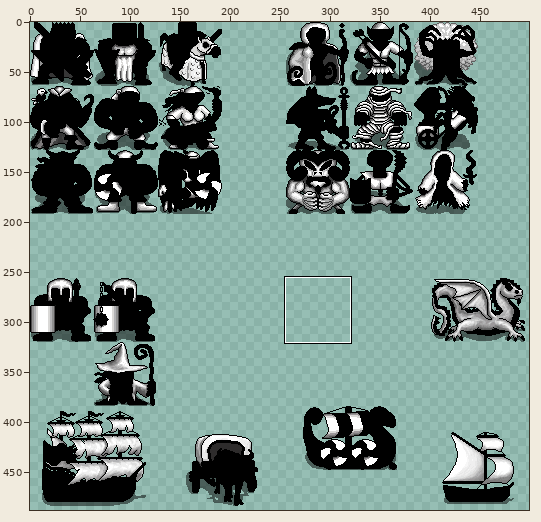
Two versions of one sprite sheet, Data/UnitColour.png. Above: a wide view before the commit, with the close-up outlined.
Close-up. The starting point:
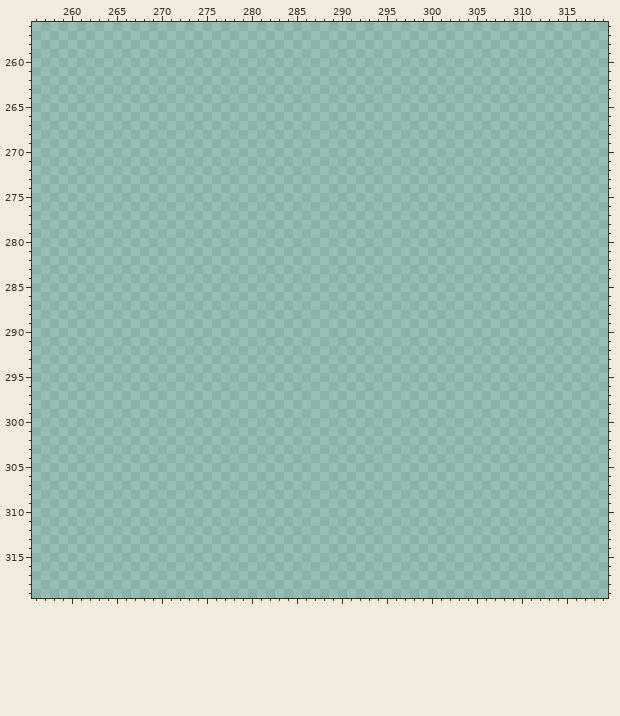
The file is 512x512 pixels. Pixels under 10% opacity are left out. Colours within 5 levels of each other are drawn and written as one. Shown: x 256..319, y 256..319. The wide view leaves out empty margins. The commit also changed other parts of the picture, which this record leaves out.
Once edited:
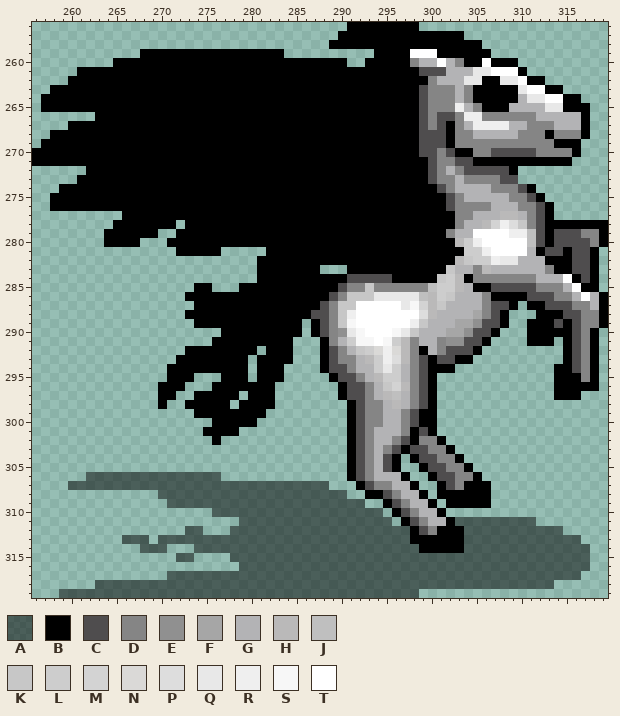
Palette (. is transparent): A #00000080  B #000000  C #4f4d4e  D #858585  E #909090  F #a6a6a6  G #b3b3b5  H #bab9b9  J #bfbfbf  K #c7c7c7  L #cdcdcd  M #d3d3d3  N #dad9d7  P #dddddd  Q #e8e8e8  R #efefef  S #f7f7f7  T #ffffff
Difference:
@@ x 256..319 @@
-256 ................................................................
-257 ................................................................
-258 ................................................................
-259 ................................................................
-260 ................................................................
-261 ................................................................
-262 ................................................................
-263 ................................................................
-264 ................................................................
-265 ................................................................
-266 ................................................................
-267 ................................................................
-268 ................................................................
-269 ................................................................
-270 ................................................................
-271 ................................................................
-272 ................................................................
-273 ................................................................
-274 ................................................................
-275 ................................................................
-276 ................................................................
-277 ................................................................
-278 ................................................................
-279 ................................................................
-280 ................................................................
-281 ................................................................
-282 ................................................................
-283 ................................................................
-284 ................................................................
-285 ................................................................
-286 ................................................................
-287 ................................................................
-288 ................................................................
-289 ................................................................
-290 ................................................................
-291 ................................................................
-292 ................................................................
-293 ................................................................
-294 ................................................................
-295 ................................................................
-296 ................................................................
-297 ................................................................
-298 ................................................................
-299 ................................................................
-300 ................................................................
-301 ................................................................
-302 ................................................................
-303 ................................................................
-304 ................................................................
-305 ................................................................
-306 ................................................................
-307 ................................................................
-308 ................................................................
-309 ................................................................
-310 ................................................................
-311 ................................................................
-312 ................................................................
-313 ................................................................
-314 ................................................................
-315 ................................................................
-316 ................................................................
-317 ................................................................
-318 ................................................................
-319 ................................................................
+256 ...................................BBBBBBBB.....................
+257 ..................................BBBBBBBBBBBBBB................
+258 .................................BBBBBBBBBBBBBBBBB..............
+259 ............BBBBBBBBBBBBBBBB..........BBBBTTTBBBBBB.............
+260 .........BBBBBBBBBBBBBBBBBBBBBBBBBB..BBBBBDGGTGDBBTBBB..........
+261 .....BBBBBBBBBBBBBBBBBBBBBBBBBBBBBBBBBBBBBBCCCGGGQQTTTB.........
+262 ....BBBBBBBBBBBBBBBBBBBBBBBBBBBBBBBBBBBBBBBBDGGGQQBBQQTBB.......
+263 ..BBBBBBBBBBBBBBBBBBBBBBBBBBBBBBBBBBBBBBBBBCDDDGDBBBBBQTTBB.....
+264 .BBBBBBBBBBBBBBBBBBBBBBBBBBBBBBBBBBBBBBBBBBCDDDGDBBBBBGQQTTBB...
+265 .BBBBBBBBBBBBBBBBBBBBBBBBBBBBBBBBBBBBBBBBBBCDDDRGDBBBGGGGQQBBB..
+266 .......BBBBBBBBBBBBBBBBBBBBBBBBBBBBBBBBBBBBCDCCDRRDDDDDDGGGGGB..
+267 ....BBBBBBBBBBBBBBBBBBBBBBBBBBBBBBBBBBBBBBBCDCBDGRRRRGGDDDGGGB..
+268 ..BBBBBBBBBBBBBBBBBBBBBBBBBBBBBBBBBBBBBBBBBCCCBDDGGGGGDDDBDDDB..
+269 .BBBBBBBBBBBBBBBBBBBBBBBBBBBBBBBBBBBBBBBBBBCCCBDDDDDDDDDDDBBB...
+270 BBBBBBBBBBBBBBBBBBBBBBBBBBBBBBBBBBBBBBBBBBBCCDCBBDDCCCCCDDDDB...
+271 BBBBBBBBBBBBBBBBBBBBBBBBBBBBBBBBBBBBBBBBBBBBCDDCCBBBBBBBBBBB....
+272 ......BBBBBBBBBBBBBBBBBBBBBBBBBBBBBBBBBBBBBBCDGDCCCCCB..........
+273 .....BBBBBBBBBBBBBBBBBBBBBBBBBBBBBBBBBBBBBBBCDDGDDDDCC..........
+274 ...BBBBBBBBBBBBBBBBBBBBBBBBBBBBBBBBBBBBBBBBBBCDGGGGDDDCB........
+275 ..BBBBBBBBBBBBBBBBBBBBBBBBBBBBBBBBBBBBBBBBBBBBCDGGGGGDDCB.......
+276 ..BBBBBBBBBBBBBBBBBBBBBBBBBBBBBBBBBBBBBBBBBBBBCDDDDGGGDDCB......
+277 ..........BBBBBBBBBBBBBBBBBBBBBBBBBBBBBBBBBBBBBDDGGGHHGDCB......
+278 .........BBBBBBB.BBBBBBBBBBBBBBBBBBBBBBBBBBBBBBDGGHMRPKDCBBBBBBB
+279 ........BBBBBB..BBBBBBBBBBBBBBBBBBBBBBBBBBBBBBDGGTTTTRRJCBCCCDDB
+280 ........BBBB...BBBBBBBBBBBBBBBBBBBBBBBBBBBBBBBBHLRTTTTTJCBCCCCDB
+281 ................BBBBB.....BBBBBBBBBBBBBBBBBBBBBBLLRTTTTGBCCBCCB.
+282 .........................BBBBBBBBBBBBBBBBBBBBBBHKLLRQQGGGBBBCCB.
+283 .........................BBBBBBB...BBBBBBBBBBBKGGDHGGGGGGDBBCCB.
+284 .........................BBBBBBBBBBCCCCCBBBBBKLHBDDDDDDDGGGTBCB.
+285 ..................BB...BBBBBBBBBBBCDDKDDDDDDJLLHGBBCCCCCDDDGTBB.
+286 .................BBBBBBBBBBBBBBBBCDKKKQQQQQJHLKGGGDBBBBCCCDDGTGB
+287 ..................BBBBBBBBBBBBBBCDKKTTTTTQSMHKGGGGDCCB.BBCCCDDGB
+288 .................BBBBBBBBBBBBBBCCDKRTTTTTTTPHGGGGFDCB...BBBCCDDB
+289 ..................BBBBBBBBBBBB.BCDKSTTTTTTRKGGGFFECCB..BBBCBCDDB
+290 .....................BBBBBBBBB.BCDEQSTTTSQKGGGFFECCB...BBBBBCDB.
+291 ....................BBBBBBBBB...BDGLSSTSLHDGGDEECCB....BBB.BCDB.
+292 .................BBBBBBBB.BBB...BCDGKLNRNHDBGDCCCB.........BCDB.
+293 ................BBBBBBBB.BBBB...BCDDGHLRPHDCBCCBB..........BCDB.
+294 ...............BBBBBBBBB.BBB....BCCDGGLQLGDCBBB...........BBCDB.
+295 ...............BBB...BBB.BBB.....BCCDGHLLGDCB.............BBBDB.
+296 ..............BBB...BBBBBBB.......BCCDGKMHDCB.............BBBBB.
+297 ..............BB..BBBBB.BBB.......BCCDGHJGDCB.............BBB...
+298 ..............B..BBBBB.BBBB........BCDDGHGDCB...................
+299 ..................BBBBBBBB.........BCDDGGDCBB...................
+300 ....................BBBBB..........BCDDGGDCBB...................
+301 ...................BBBB............BCDGGGDBCB...................
+302 ....................B..............BCDGGDCBDDB..................
+303 ...................................BCDGDCBCCDDB.................
+304 ...................................BCDGCB.BCCDDB................
+305 ...................................BCDGCB..BCCDDB...............
+306 ......AAAAAAAAAAAAAAA..............BCDGGGB..BCCDDB..............
+307 ....AAAAAAAAAAAAAAAAAAAAAAAAAAAAA...BCDDGGB..BCDBBB.............
+308 ..............AAAAAAAAAAAAAAAAAAAAA..BBCDGGB.BBBBBB.............
+309 ...............AAAAAAAAAAAAAAAAAAAAAA..BCDGGB.BBBBB.............
+310 ....................AAAAAAAAAAAAAAAAAAA.BCDGGB..................
+311 .......................AAAAAAAAAAAAAAAAA.BCDGGBAAAAAAAAA........
+312 .................AA...AAAAAAAAAAAAAAAAAAAABCDBBBAAAAAAAAAAA.....
+313 ..........AAA.AAAAAAAAAAAAAAAAAAAAAAAAAAAABBBBBBAAAAAAAAAAAAA...
+314 ............AAA...AAAAAAAAAAAAAAAAAAAAAAAAABBBBBAAAAAAAAAAAAAA..
+315 ................AA....AAAAAAAAAAAAAAAAAAAAAAAAAAAAAAAAAAAAAAAA..
+316 .......................AAAAAAAAAAAAAAAAAAAAAAAAAAAAAAAAAAAAAAA..
+317 ...............AAAAAAAAAAAAAAAAAAAAAAAAAAAAAAAAAAAAAAAAAAAAAA...
+318 .......AAAAAAAAAAAAAAAAAAAAAAAAAAAAAAAAAAAAAAAAAAAAAAAAAAA......
+319 ...AAAAAAAAAAAAAAAAAAAAAAAAAAAAAAAAAAAAAAAA.....................
